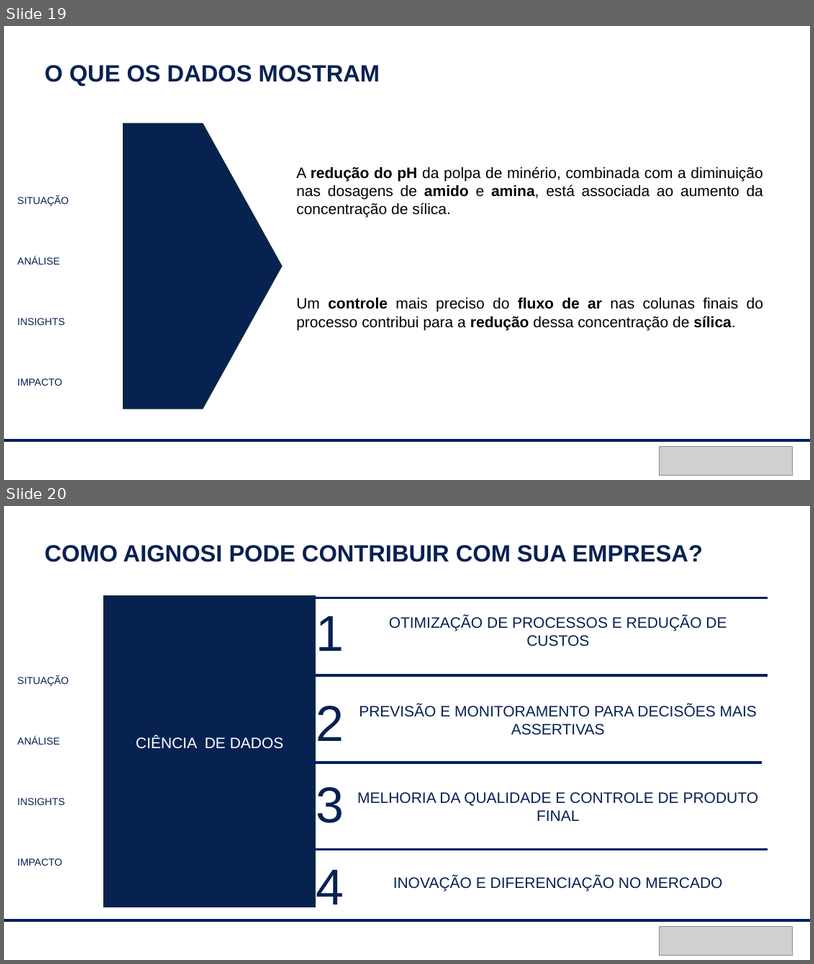
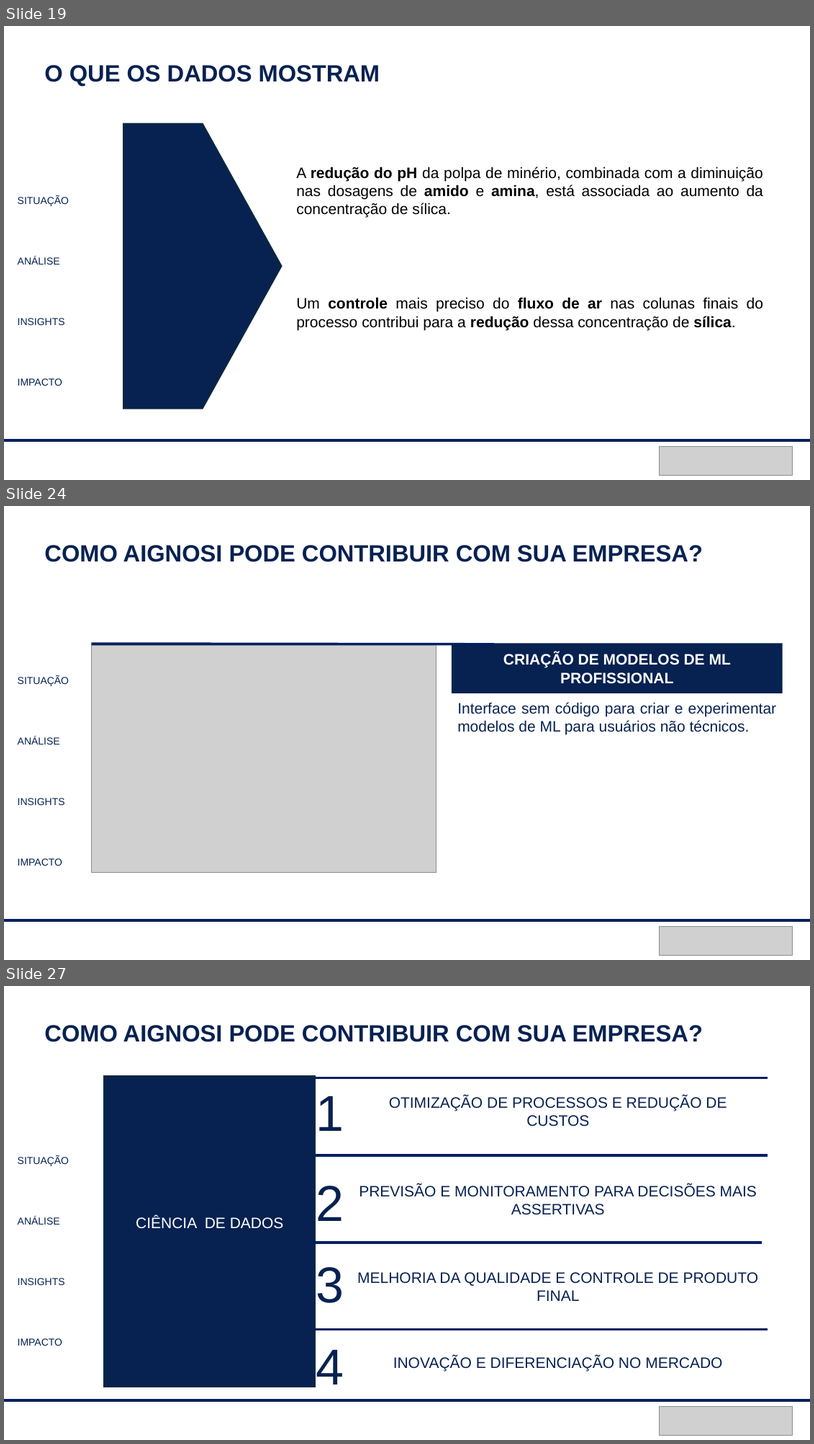
Before and after one commit to peixotoigor/aignosi-internship-datascience-challenge, a slide deck: Apresentacao/EDA_ore_mining.pptx. Shown one above the other, each under a label of ours: slides 19 and 20 before the commit, slides 19, 24 and 27 after it; the slides between them are not shown. The pictures are 814x964 and 814x1444 pixels, drawn with LibreOffice and Linux fonts; fonts in the diff are those of the drawing; grey boxes stand for pictures. Boxes give left, top, right and bottom in pixels: in the first picture for what was removed or moved away, otherwise in the second. Text is boxed around its words. In the diff, an @@ line names an element or a change of style, - is before the commit and + after.

```diff
--- a/Apresentacao/EDA_ore_mining.pptx
+++ b/Apresentacao/EDA_ore_mining.pptx
@@ slide 24 added at bbox=[4, 506, 810, 960], background #FFFFFF @@
@@ text added at bbox=[44, 545, 703, 562], 28 pt, text #072151, bold @@
+COMO AIGNOSI PODE CONTRIBUIR COM SUA EMPRESA?
@@ line added from (91, 644) to (494, 644), #001F63 3 pt @@
@@ picture added at bbox=[91, 645, 437, 872] @@
@@ rectangle added at bbox=[452, 644, 782, 693], fill #072151, 18 pt, text #FFFFFF, bold @@
+CRIAÇÃO DE MODELOS DE ML PROFISSIONAL
@@ text added at bbox=[18, 676, 69, 865], 12 pt, text #072151 @@
+SITUAÇÃO
+ANÁLISE
+INSIGHTS
+IMPACTO
@@ text added at bbox=[458, 702, 777, 734], 18 pt, text #072151 @@
+Interface sem código para criar e experimentar modelos de ML para usuários não técnicos.
@@ line added from (4, 921) to (810, 921), #001F63 3 pt @@
@@ picture added at bbox=[660, 926, 793, 955] @@
@@ what was slide 20 is now slide 27 @@
```
Also in this commit, not shown: 1 slide changed, 6 other slides added, 2 other files.
